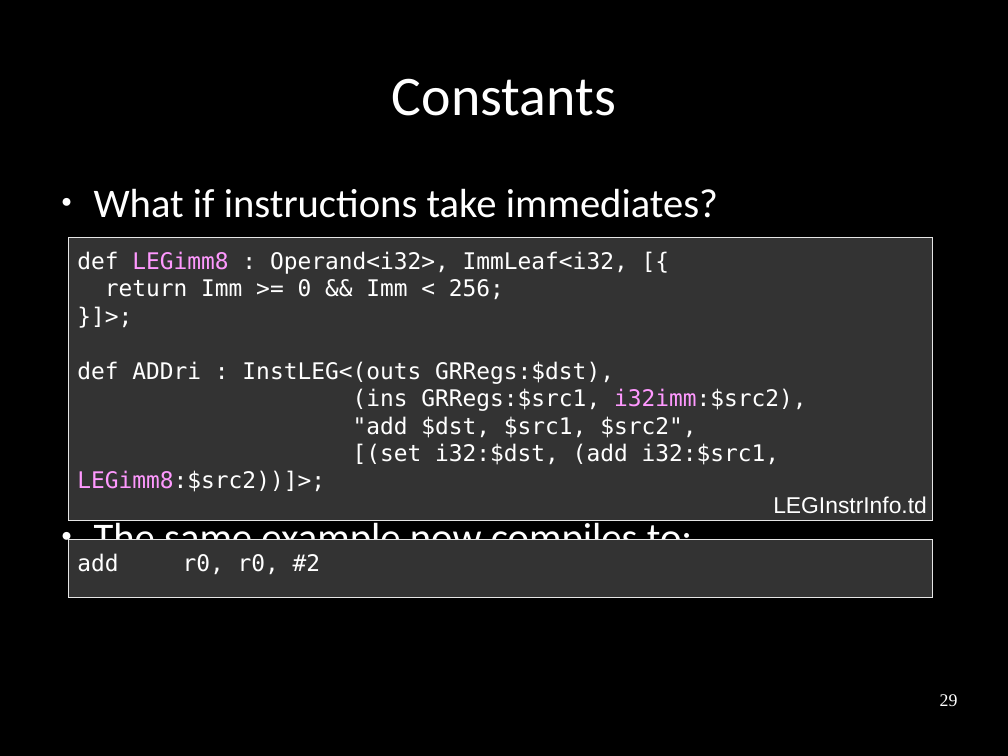
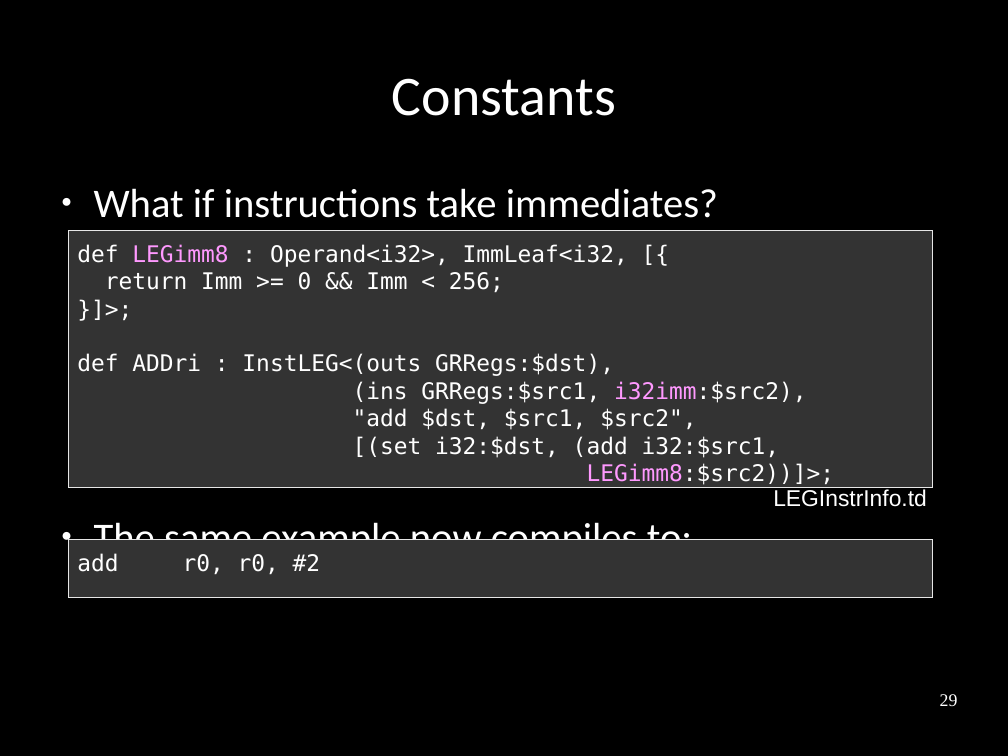
Before and after one commit to frasercrmck/llvm-leg, a slide deck: slide 29 of docs/Codeplay/Slides.odp. Drawn at 1008x756 pixels with LibreOffice and Linux fonts; fonts in the diff are those of the drawing. Boxes give left, top, right and bottom in pixels: in the first picture for what was removed or moved away, otherwise in the second. Text is boxed around its words. In the diff, an @@ line names an element or a change of style, - is before the commit and + after.

Commit message:
Fix layout.

```diff
--- a/docs/Codeplay/Slides.odp
+++ b/docs/Codeplay/Slides.odp
@@ rectangle "def LEGimm8 : Operand<i32>, ImmLeaf<i32, ...": place and size @@
-rectangle "def LEGimm8 : Operand<i32>, ImmLeaf<i32, ..." at [69,238,933,521]
+rectangle "def LEGimm8 : Operand<i32>, ImmLeaf<i32, ..." at [69,231,933,488]
@@ text in rectangle at [353,436,835,485]: text changed @@
-[(set i32:$dst, (add i32:$src1, LEGimm8:$src2))]>;
+[(set i32:$dst, (add i32:$src1,
+LEGimm8:$src2))]>;
@@ text "LEGInstrInfo.td": place and size @@
-text "LEGInstrInfo.td" at [773,496,927,514]
+text "LEGInstrInfo.td" at [773,487,927,507]
```
Also in this commit, not shown: 24 other slides changed.
